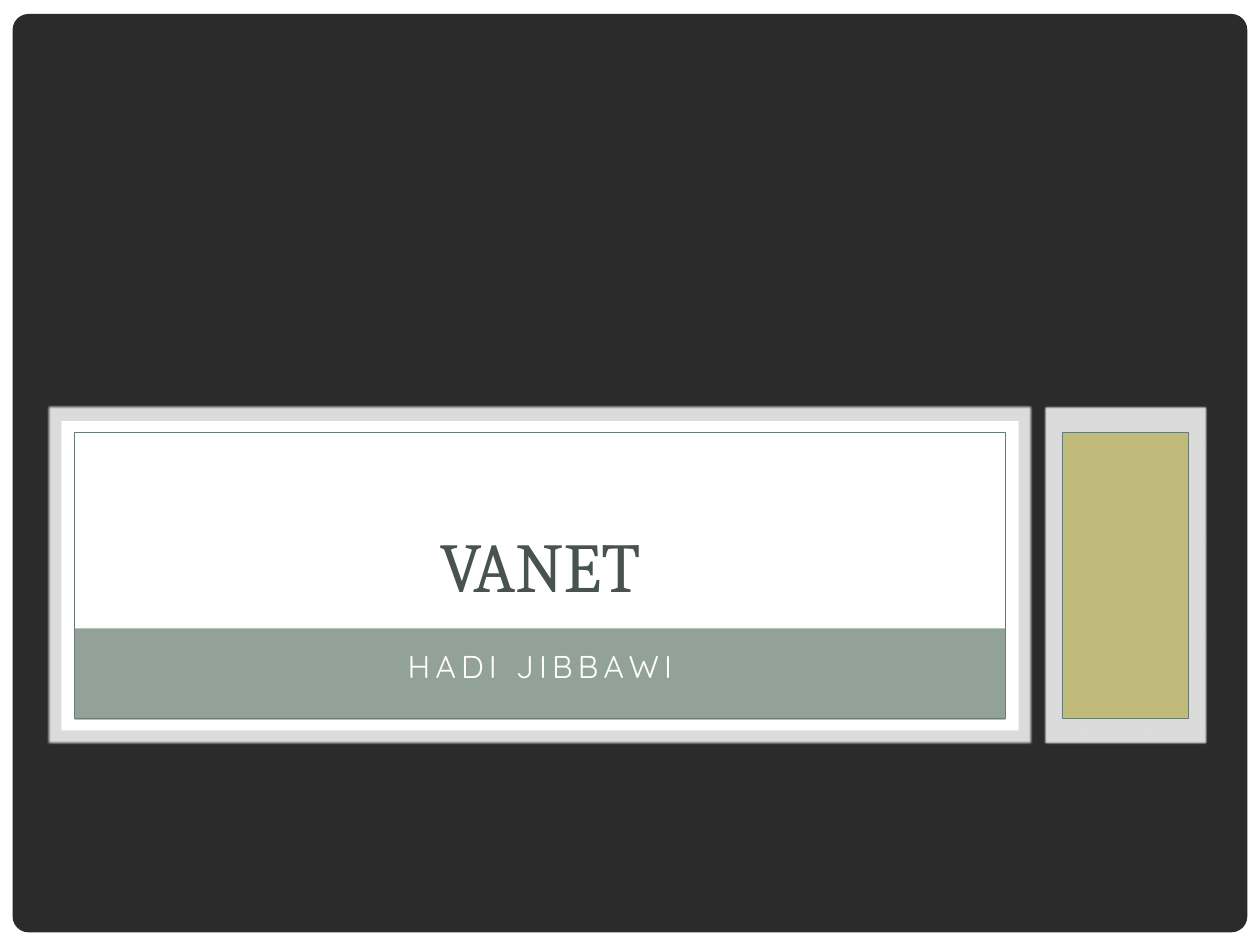
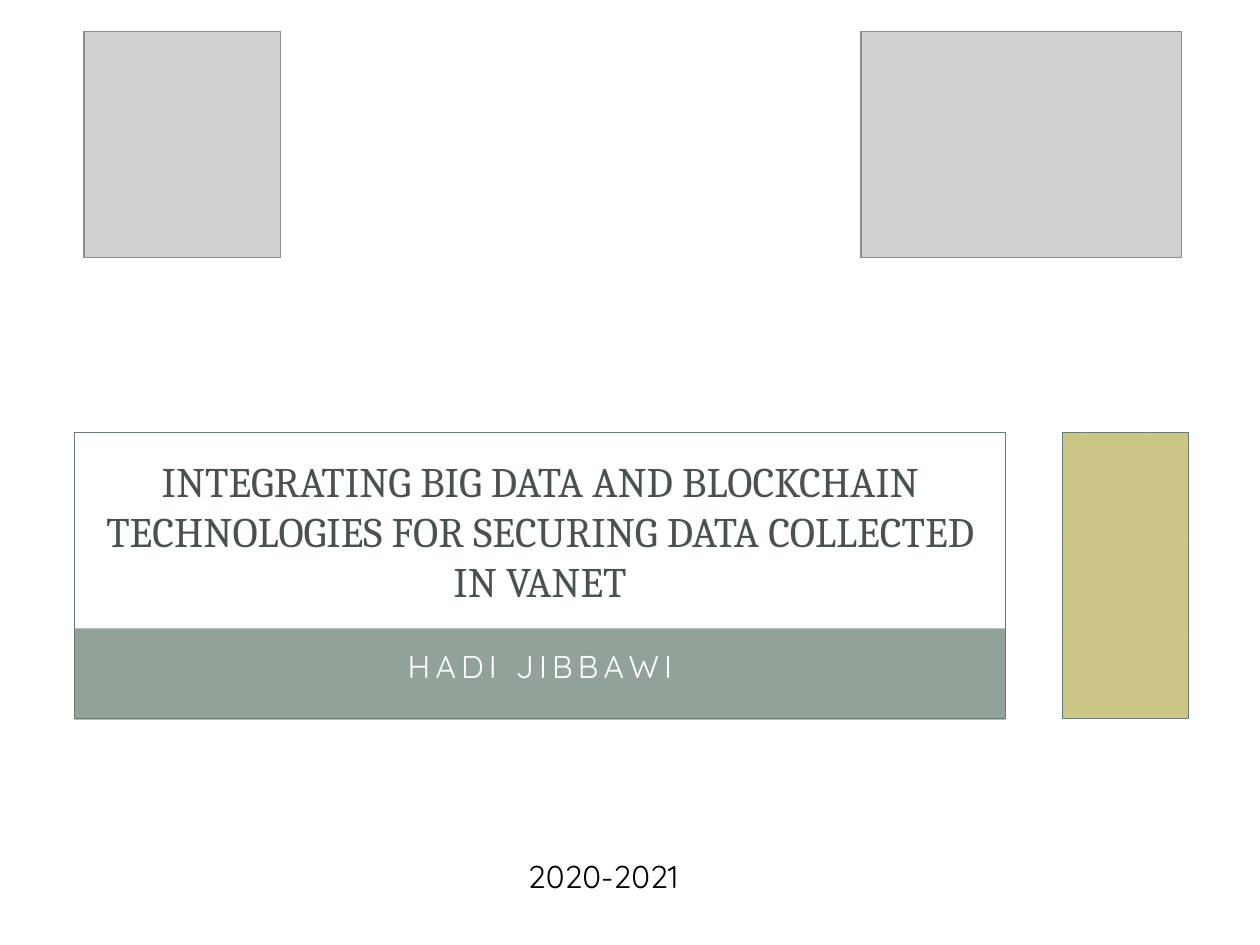
Before and after one commit to HadiJibbawi/uploads, a slide deck: slide 1 of VANET.pptx. Drawn at 1260x945 pixels with LibreOffice and Linux fonts; fonts in the diff are those of the drawing; grey boxes stand for pictures; background and template pictures are left out; a plain dark background stands for a picture behind light text. Boxes give left, top, right and bottom in pixels: in the first picture for what was removed or moved away, otherwise in the second. Text is boxed around its words. In the diff, an @@ line names an element or a change of style, - is before the commit and + after.

```diff
--- a/VANET.pptx
+++ b/VANET.pptx
@@ rectangle removed at bbox=[0, 0, 1260, 945] @@
@@ picture added at bbox=[84, 32, 281, 258] @@
@@ picture added at bbox=[861, 32, 1181, 258] @@
@@ title at bbox=[106, 468, 974, 597]: text changed; size 40 to 24 pt @@
-VANET
+INTEGRATING BIG DATA AND BLOCKCHAIN TECHNOLOGIES FOR SECURING DATA COLLECTED IN VANET
@@ text added at bbox=[528, 865, 678, 889], 18 pt, text #000000 @@
+2020-2021
```
Also in this commit, not shown: 4 other slides changed.
